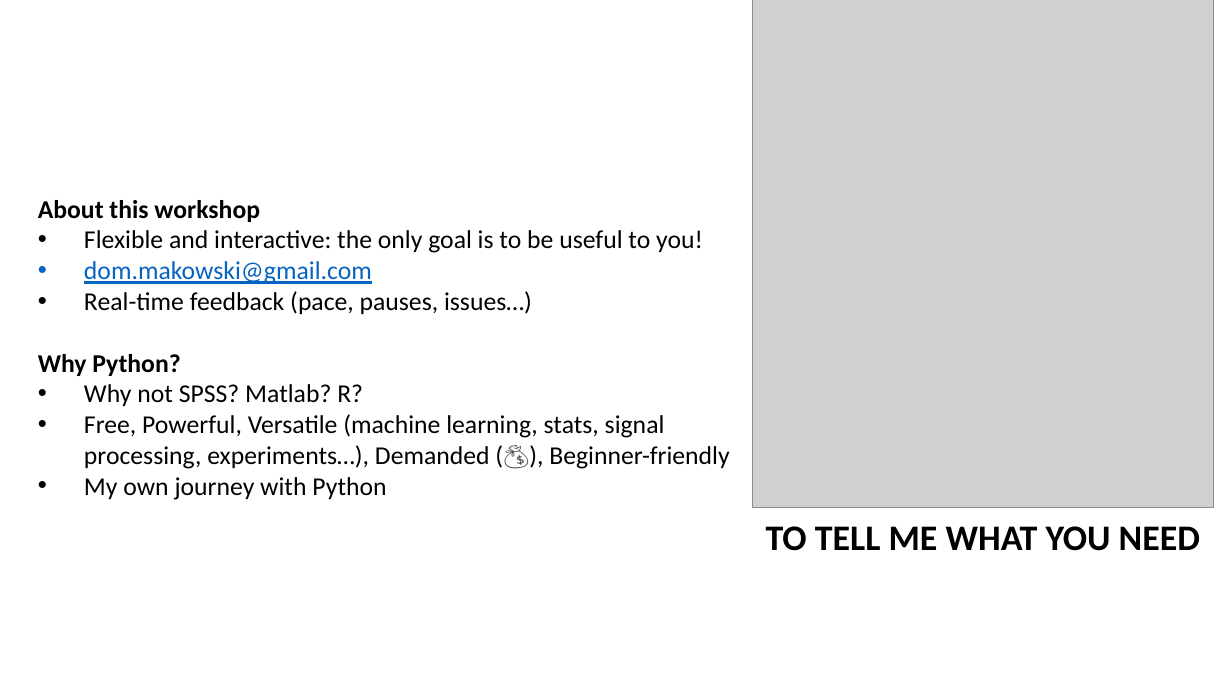
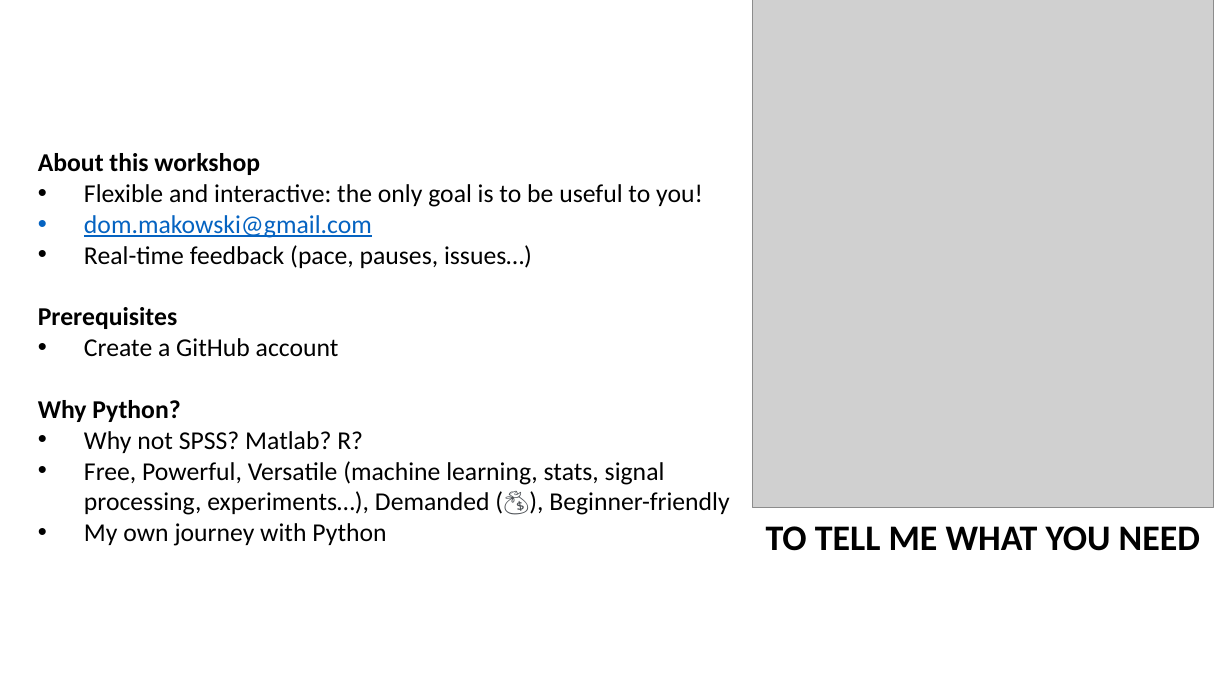
Before and after one commit to DominiqueMakowski/teaching, a slide deck: slide 2 of Python/2022_Zurich/AdvancedPython_2022.pptx. Drawn at 1232x693 pixels with LibreOffice and Linux fonts; fonts in the diff are those of the drawing; grey boxes stand for pictures. Boxes give left, top, right and bottom in pixels: in the first picture for what was removed or moved away, otherwise in the second. Text is boxed around its words. In the diff, an @@ line names an element or a change of style, - is before the commit and + after.

```diff
--- a/Python/2022_Zurich/AdvancedPython_2022.pptx
+++ b/Python/2022_Zurich/AdvancedPython_2022.pptx
@@ text at [38,307,339,357]: paragraphs added @@
+Prerequisites
+• Create a GitHub account
```
Also in this commit, not shown: 4 other slides changed, 13 slides added, 5 slides removed.
